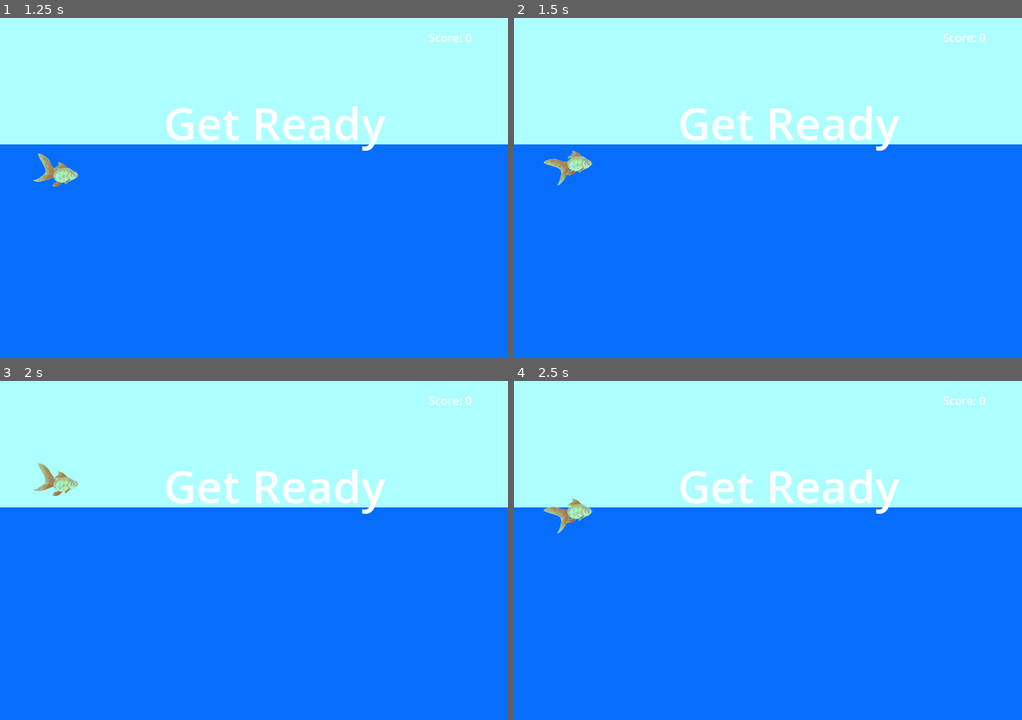
Above: before the commit, frames 1-4 (two rows, left to right).
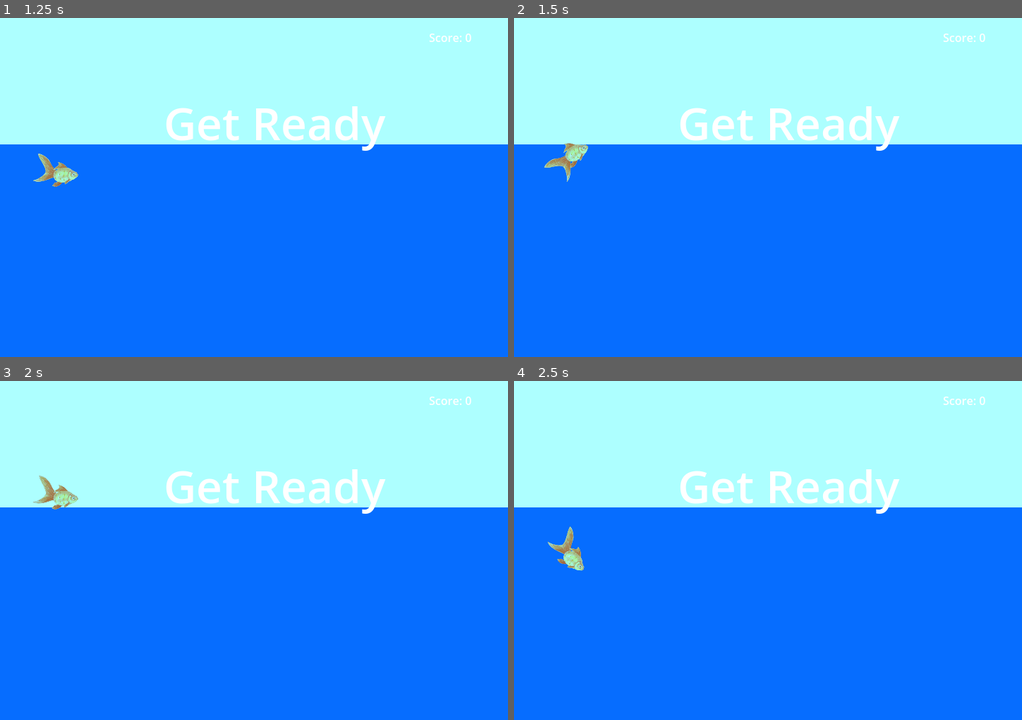
Above: after the commit, the same moments.

Repository: Aveli-games/splashy-fish
Game: Godot game, scene res://main.tscn
The game is run twice, just before and just after one commit, with the same random seed, the same clock (stepped at 60 frames per second) and the same inputs.
Inputs:
- Up to frame 1 (1.25 s): click "Start" at 0.5 s
- Up to frame 2 (1.5 s): tap Enter at 1.25 s; hold W (swim_up) from 1.28 s (still down)
- Up to frame 3 (2 s): keep holding W (swim_up)
- Up to frame 4 (2.5 s): release W (swim_up) at 2.03 s; hold S (swim_down) from 2.03 s (still down)

Frame 1 is identical in both runs. In frame 2, 0.5% of the frame differs, in the area x 5-16%, y 36-50%; in frame 3, 0.6%; in frame 4, 0.7%, in the area x 5-16%, y 34-57%.

Commit message:
Rotate player sprite based on speed
Change sprite animation to be based on player input direction as well

Diff:
--- a/player.gd
+++ b/player.gd
@@ -2,9 +2,12 @@
 
 signal hit
 
+
+var MAX_SPEED = 400
+
 var speed = 0
-var acceleration = 15
-var coasting_deceleration = 150
+var acceleration = 900
+var coasting_deceleration = 400
 var air_gravity = 400
 var velocity = Vector2.ZERO
 
@@ -33,15 +36,16 @@
 		if Input.is_action_pressed("swim_down"):
 			direction = -1
 		# Apply the swim impulse
-		speed += acceleration * direction
+		speed += acceleration * delta * direction
 
-		# Apply constant drag against movement
-		if speed > coasting_deceleration * delta:
-			speed -= coasting_deceleration * delta
-		elif speed < -(coasting_deceleration * delta):
-			speed += coasting_deceleration * delta
-		else:
-			speed = 0
+		# Apply constant drag against movement if no direction input
+		if not direction:
+			if speed > coasting_deceleration * delta:
+				speed -= coasting_deceleration * delta
+			elif speed < -(coasting_deceleration * delta):
+				speed += coasting_deceleration * delta
+			else:
+				speed = 0
 
 	# Calc vector and change position
 	velocity = Vector2.UP * speed
@@ -54,13 +58,19 @@
 	# When player hits bottom, cancel all speed
 	if position.y == screen_size.y:
 		speed = 0
+	else:
+		speed = clamp(speed, -MAX_SPEED, MAX_SPEED)
 
-	if velocity.y > 0 && not in_air:
+	# Sprite animation based on direction of player input (neutral in air)
+	if direction < 0 && not in_air:
 		$AnimatedSprite2D.animation = "swim_down"
-	elif velocity.y < 0 && not in_air:
+	elif direction > 0 && not in_air:
 		$AnimatedSprite2D.animation = "swim_up"
 	else:
 		$AnimatedSprite2D.animation = "swim_neutral"
+
+	# Rotation based on velocity
+	rotation = -PI / 2 * speed / (MAX_SPEED * 1.5)
 
 
 func _on_body_entered(body):
